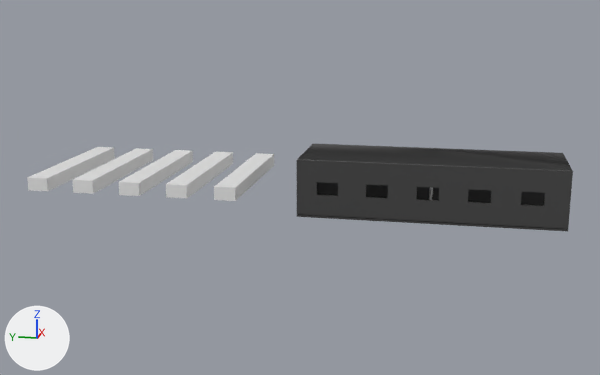
Renders of the FBX model assets/models/Taginredning.fbx from each side of a commit.
The view is the same before and after, from a 50 mm lens placed at (-143.3, -5.3, 38.9), pointed at (-0.2, 23.4, 3.1). The lights are fixed; the arrows at lower left show +X, +Y and +Z. Where no turn or scale is listed for an object, it has been applied to the vertices.

The scene before the commit, as lines of its bpy script (objects in view):
```python
me_cube_002 = bpy.data.meshes.new('Cube.002')
me_cube_002.from_pydata(...)  # a box spanning x -14.3..14.3, y -1.8..1.8, z -1.1..1.1; a box spanning x -14.3..14.3, y 6.6..10.3, z -1.1..1.1; a box spanning x -14.3..14.3, y 15.1..18.7, z -1.1..1.1; a box spanning x -14.3..14.3, y 23.5..27.2, z -1.1..1.1; a box spanning x -14.3..14.3, y 32.0..35.7, z -1.1..1.1
me_cube_004 = bpy.data.meshes.new('Cube.004')
me_cube_004.from_pydata(...)  # 174 vertices, 118 faces; spans x -7.6..7.6, y -22.5..22.5, z -0.2..9.8
me_cube_004.materials.append(mat_material_003)  # dark grey #525252
me_roundcube_002 = bpy.data.meshes.new('Roundcube.002')
me_roundcube_002.from_pydata(...)  # 186 vertices, 184 faces; spans x -0.8..0.8, y -0.38..0.33, z -3.8..0.99
me_roundcube_002.materials.append(mat_material_001)  # its picture is missing
ob_cube = bpy.data.objects.new('Cube', me_cube_004)
ob_cube.location = (0.0, 0.0, 0.0)
ob_cube_001 = bpy.data.objects.new('Cube.001', me_cube_002)
ob_cube_001.location = (0.3, 33.4, 4.9)
ob_roundcube_001 = bpy.data.objects.new('Roundcube.001', me_roundcube_002)
ob_roundcube_001.location = (0.0, 0.0, 3.7)
```
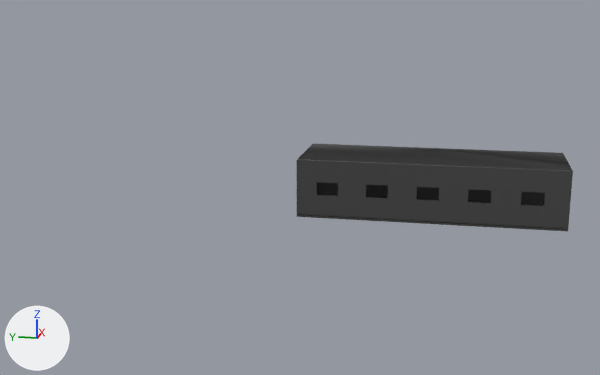
Pixel boxes [x1, y1, x2, y2] of what changed, in the pictures (600 x 375 px):
'Cube.001', deleted
    before: [27, 147, 274, 201]
'Roundcube.001', deleted
    before: [429, 187, 433, 200]

The change, as a diff of the scene's bpy script:
```diff
--- a/assets/models/Taginredning.fbx.py
+++ b/assets/models/Taginredning.fbx.py
@@ ob_roundcube_001 @@
-ob_roundcube_001 = bpy.data.objects.new('Roundcube.001', me_roundcube_002)
-ob_roundcube_001.location = (0.0, 0.0, 3.7)
@@ ob_cube_001 @@
-ob_cube_001 = bpy.data.objects.new('Cube.001', me_cube_002)
-ob_cube_001.location = (0.3, 33.4, 4.9)
```
